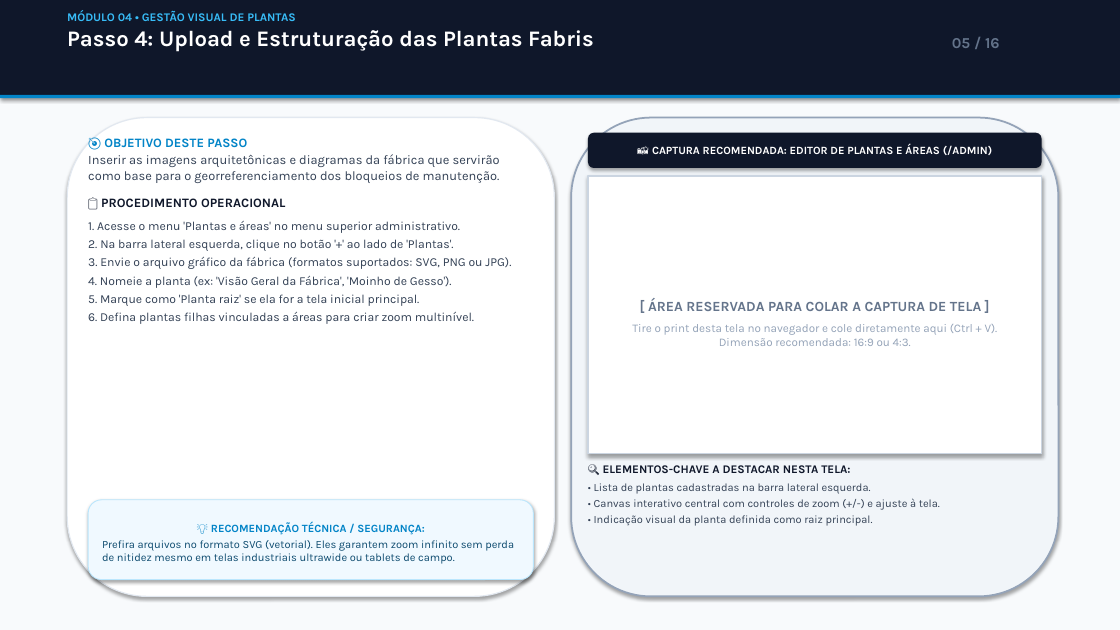
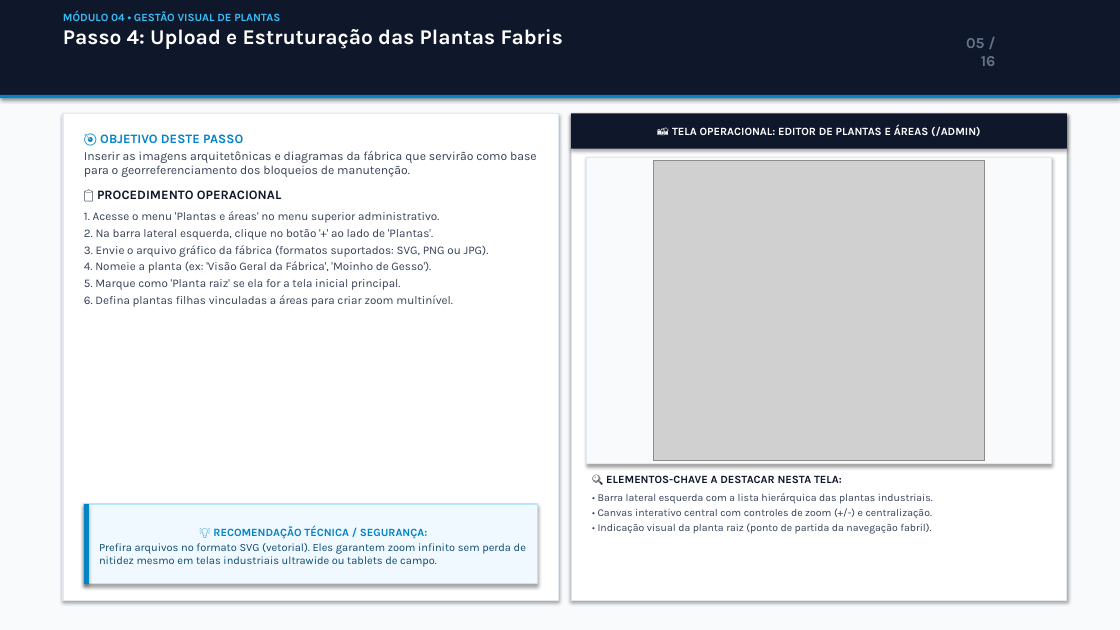
Before and after one commit to devrodrigo777/factory_map_1_online, a slide deck: slide 5 of client/public/Passo_a_Passo_EasyLOTOTO_for_Knauf.pptx. Drawn at 1120x630 pixels with LibreOffice and Linux fonts; fonts in the diff are those of the drawing; grey boxes stand for pictures. Boxes give left, top, right and bottom in pixels: in the first picture for what was removed or moved away, otherwise in the second. Text is boxed around its words. In the diff, an @@ line names an element or a change of style, - is before the commit and + after.

Commit message:
docs: update Passo_a_Passo_EasyLOTOTO_for_Knauf.pptx with embedded screenshots and clean rectangular design

```diff
--- a/client/public/Passo_a_Passo_EasyLOTOTO_for_Knauf.pptx
+++ b/client/public/Passo_a_Passo_EasyLOTOTO_for_Knauf.pptx
@@ text "MÓDULO 04 • GESTÃO VISUAL ..." at [63, 11, 563, 49]: size 10 to 9.5 pt in "MÓDULO 04 • GESTÃO VISUAL DE PLANTAS"; size 19 to 18 pt in "Passo 4: Upload e Estruturação das Plantas ..." @@
@@ text "05 / 16" rewrapped from [952, 38, 1000, 48] to [966, 38, 996, 66] @@
@@ rectangle: place and size @@
-rectangle at [67, 118, 555, 597]
+rectangle at [63, 113, 559, 601]
@@ rectangle at [63, 113, 559, 601]: rounded rectangle to rectangle @@
@@ rectangle "📸 TELA OPERACIONAL: EDITOR DE ..." at [571, 113, 1067, 149]: rounded rectangle to rectangle @@
@@ rectangle "📸 TELA OPERACIONAL: EDITOR DE ...": place and size @@
-rectangle "📸 TELA OPERACIONAL: EDITOR DE ..." at [588, 133, 1042, 168]
+rectangle "📸 TELA OPERACIONAL: EDITOR DE ..." at [571, 113, 1067, 149]
@@ rounded rectangle removed at [571, 118, 1059, 597] @@
@@ rectangle added at [571, 113, 1067, 601], fill #FFFFFF, outline #E2E8F0 1 pt @@
@@ text in rectangle at [672, 125, 980, 136]: text changed @@
-📸 CAPTURA RECOMENDADA: EDITOR DE PLANTAS E ÁREAS (/ADMIN)
+📸 TELA OPERACIONAL: EDITOR DE PLANTAS E ÁREAS (/ADMIN)
@@ text at [84, 151, 537, 307]: size 11 to 10.5 pt in "Inserir as imagens arquitetônicas e diagramas da ..."; size 10.5 to 10 pt in "1. Acesse o menu 'Plantas e áreas' ...", "2. Na barra lateral esquerda, clique no ...", "3. Envie o arquivo gráfico da fábrica ...", "4. Nomeie a planta (ex: 'Visão Geral ..." and 2 more places; less space between paragraphs @@
@@ rectangle added at [586, 157, 1052, 464], fill #F8FAFC, outline #E2E8F0 1 pt @@
@@ rectangle removed at [588, 176, 1042, 454] @@
-[ ÁREA RESERVADA PARA COLAR A CAPTURA DE TELA ]
-Tire o print desta tela no navegador e cole diretamente aqui (Ctrl + V).
-Dimensão recomendada: 16:9 ou 4:3.
@@ picture added at [654, 160, 985, 460] @@
@@ text "🔍 ELEMENTOS-CHAVE A DESTACAR NESTA ...": place and size @@
-text "🔍 ELEMENTOS-CHAVE A DESTACAR NESTA ..." at [594, 465, 940, 526]
+text "🔍 ELEMENTOS-CHAVE A DESTACAR NESTA ..." at [598, 475, 933, 534]
@@ text at [606, 475, 842, 483]: size 10 to 9.5 pt in "🔍 ELEMENTOS-CHAVE A DESTACAR NESTA TELA:" @@
@@ rectangle "💡 RECOMENDAÇÃO TÉCNICA / SEGURANÇA:": place and size @@
-rectangle "💡 RECOMENDAÇÃO TÉCNICA / SEGURANÇA:" at [88, 500, 534, 580]
+rectangle "💡 RECOMENDAÇÃO TÉCNICA / SEGURANÇA:" at [84, 504, 538, 584]
@@ rectangle "💡 RECOMENDAÇÃO TÉCNICA / SEGURANÇA:" at [84, 504, 538, 584]: rounded rectangle to rectangle; outline #BAE6FD 0.75 pt to #BAE6FD 1 pt @@
@@ rectangle added at [84, 504, 89, 584], fill #0284C7 @@
@@ text at [598, 493, 933, 534]: text changed; size 9.5 to 9 pt @@
-• Lista de plantas cadastradas na barra lateral esquerda.
-• Canvas interativo central com controles de zoom (+/-) e ajuste à tela.
-• Indicação visual da planta definida como raiz principal.
+• Barra lateral esquerda com a lista hierárquica das plantas industriais.
+• Canvas interativo central com controles de zoom (+/-) e centralização.
+• Indicação visual da planta raiz (ponto de partida da navegação fabril).
```
Also in this commit, not shown: 15 other slides changed, 1 other file.
